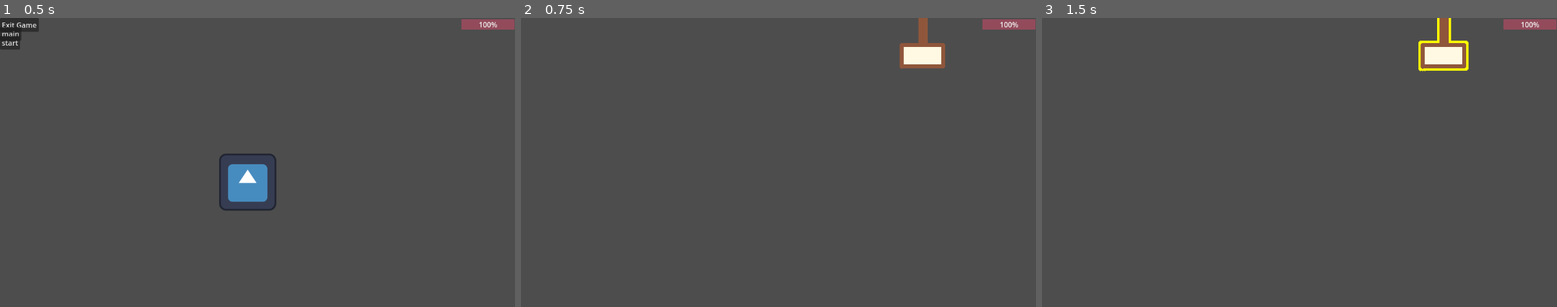
Above: before the commit, frames 1-3 (left to right).
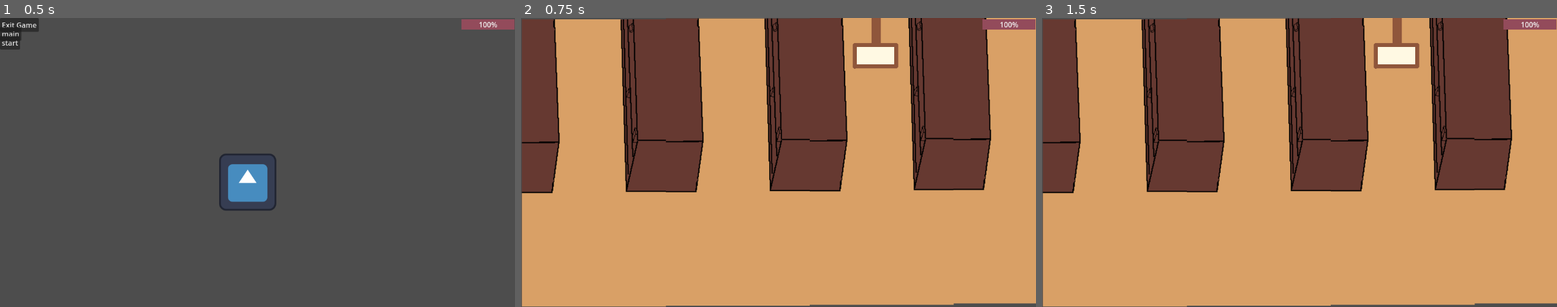
Above: after the commit, the same moments.

Repository: msharma2026/Grocers-Gauntlet
Game: Godot game, scene res://scenes/game.tscn
The game is run twice, just before and just after one commit, with the same random seed, the same clock (stepped at 60 frames per second) and the same inputs. The engine's default icon, where the game draws it, is replaced by a stand-in: a white triangle on a blue panel in a dark square.
Inputs (mouse positions are in pixels of both pictures, inside the frame that each line leads up to):
- Up to frame 1 (0.5 s): no input
- Up to frame 2 (0.75 s): click "start" at 0.5 s
- Up to frame 3 (1.5 s): tap Enter at 1.25 s; move the mouse to (1443, 44) at 1.27 s; hold D (move_right) from 1.28 s (still down); click (1443, 44) at 1.42 s

Frame 1 is identical in both runs. In frame 2, 99% of the frame differs, in the area x 0-100%, y 0-100%; in frame 3, 99%.
Error in both runs: Invalid assignment of property or key 'flip_h' with value of type 'bool' on a base object of type 'null instance'. (res://scripts/commands/move_right.gd:11)

Commit message:
added background image for aisles

Diff:
--- a/GodotFiles/scenes/screens/aisles.tscn
+++ b/GodotFiles/scenes/screens/aisles.tscn
@@ -1,15 +1,36 @@
-[gd_scene load_steps=2 format=3 uid="uid://bt8xj88jim3id"]
+[gd_scene load_steps=3 format=3 uid="uid://bt8xj88jim3id"]
 
 [ext_resource type="Script" uid="uid://dd85utx3mu7jf" path="res://scripts/aisles.gd" id="1_ddv56"]
+[ext_resource type="Texture2D" uid="uid://bdfkivfkh3rqc" path="res://assets/sprites/background/background_isles.png" id="2_ls117"]
 
 [node name="Aisles" type="Node2D"]
 script = ExtResource("1_ddv56")
 
 [node name="AisleMarker1" type="Marker2D" parent="."]
-position = Vector2(200, 60)
+position = Vector2(148, 60)
 
 [node name="AisleMarker2" type="Marker2D" parent="."]
-position = Vector2(550, 60)
+position = Vector2(470, 60)
 
 [node name="AisleMarker3" type="Marker2D" parent="."]
-position = Vector2(899, 60)
+position = Vector2(794, 60)
+
+[node name="BackgroundIsles2" type="Sprite2D" parent="."]
+position = Vector2(485, 323.00003)
+scale = Vector2(1.3, 1.3)
+texture = ExtResource("2_ls117")
+
+[node name="BackgroundIsles" type="Sprite2D" parent="."]
+position = Vector2(163, 325.00003)
+scale = Vector2(1.3, 1.3)
+texture = ExtResource("2_ls117")
+
+[node name="BackgroundIsles3" type="Sprite2D" parent="."]
+position = Vector2(807, 321.00003)
+scale = Vector2(1.3, 1.3)
+texture = ExtResource("2_ls117")
+
+[node name="BackgroundIsles4" type="Sprite2D" parent="."]
+position = Vector2(1128.0001, 318.00003)
+scale = Vector2(1.3, 1.3)
+texture = ExtResource("2_ls117")
Binary file added: GodotFiles/assets/sprites/background/background_isles.png
Not shown, added: GodotFiles/assets/sprites/background/background_isles.png.import
